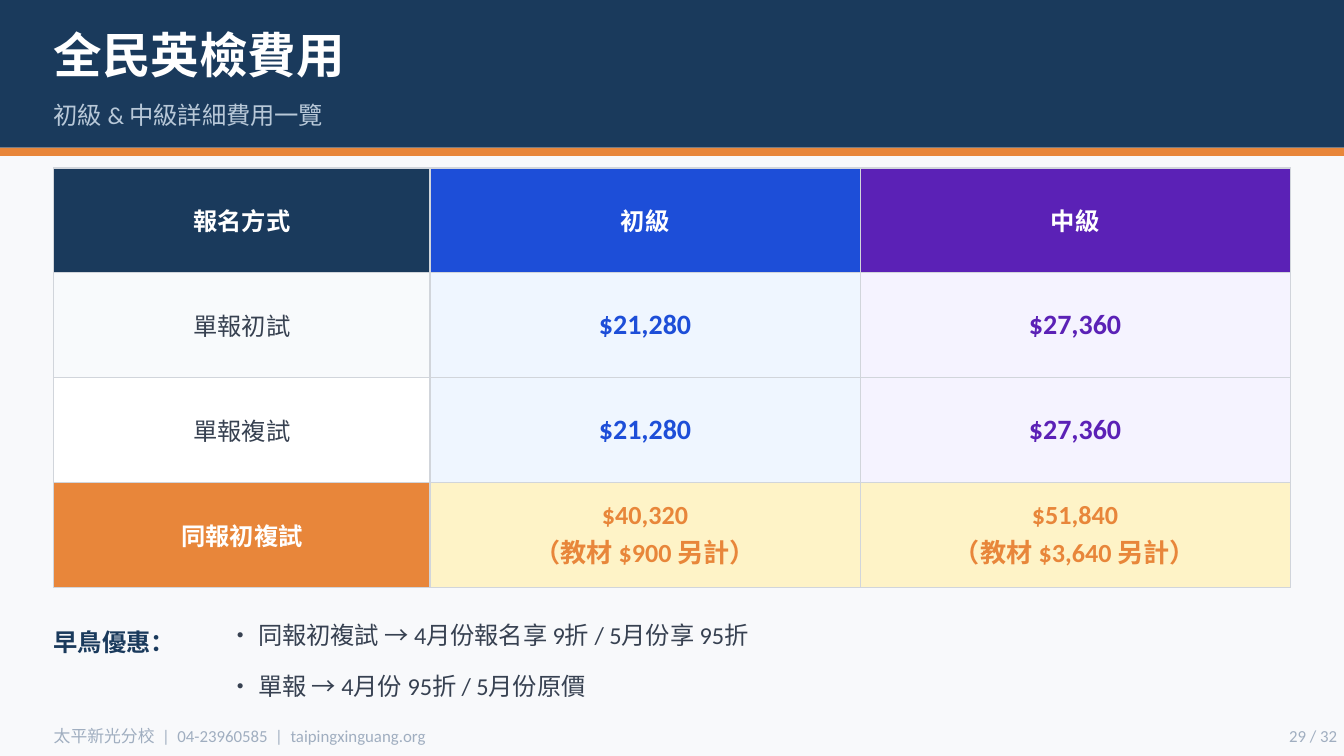
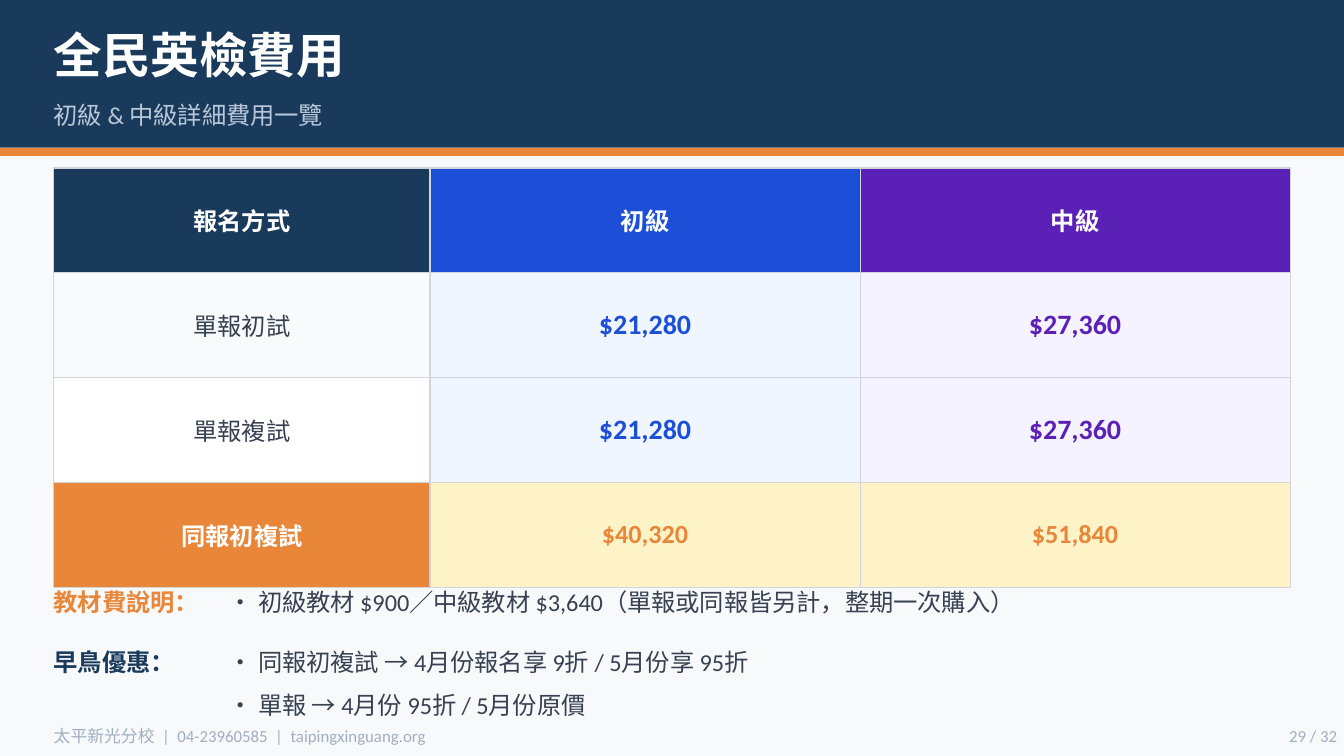
Before and after one commit to miyutang1980/xinguang-admin, a slide deck: slide 29 of parent-presentation.pptx. Drawn at 1344x756 pixels with LibreOffice and Linux fonts; fonts in the diff are those of the drawing. Boxes give left, top, right and bottom in pixels: in the first picture for what was removed or moved away, otherwise in the second. Text is boxed around its words. In the diff, an @@ line names an element or a change of style, - is before the commit and + after.

Commit message:
全民英檢費用表：教材費獨立說明（單報/同報皆另計）

```diff
--- a/parent-presentation.pptx
+++ b/parent-presentation.pptx
@@ table at (54, 168, 1290, 587) @@
-row 4, column 2: $40,320 / （教材 $900 另計）
+row 4, column 2: $40,320
-row 4, column 3: $51,840 / （教材 $3,640 另計）
+row 4, column 3: $51,840
@@ text added at (54, 586, 199, 613), 13 pt, text #E8863A, bold @@
+教材費說明：
@@ text added at (258, 586, 1015, 614), 13 pt, text #374151 @@
+• 初級教材 $900／中級教材 $3,640（單報或同報皆另計，整期一次購入）
@@ text "早鳥優惠：": place and size @@
-text "早鳥優惠：" at (54, 630, 175, 654)
+text "早鳥優惠：" at (54, 650, 175, 674)
@@ text "• 同報初複試 → 4月份報名享 9折 ...": place and size @@
-text "• 同報初複試 → 4月份報名享 9折 ..." at (258, 623, 749, 646)
+text "• 同報初複試 → 4月份報名享 9折 ..." at (258, 650, 749, 673)
@@ text "• 單報 → 4月份 95折 ...": place and size @@
-text "• 單報 → 4月份 95折 ..." at (258, 674, 585, 697)
+text "• 單報 → 4月份 95折 ..." at (258, 693, 585, 716)
```
